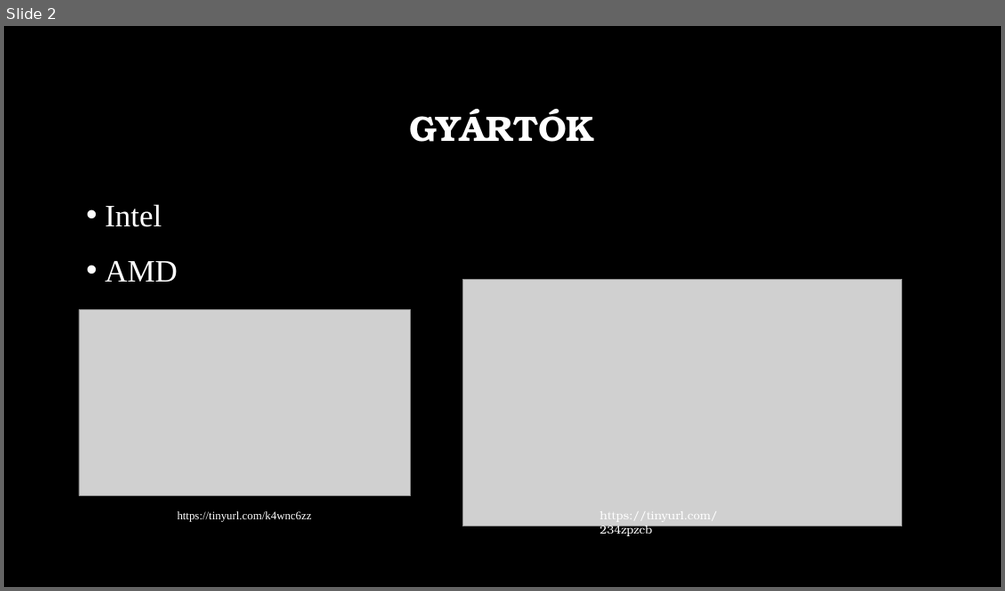
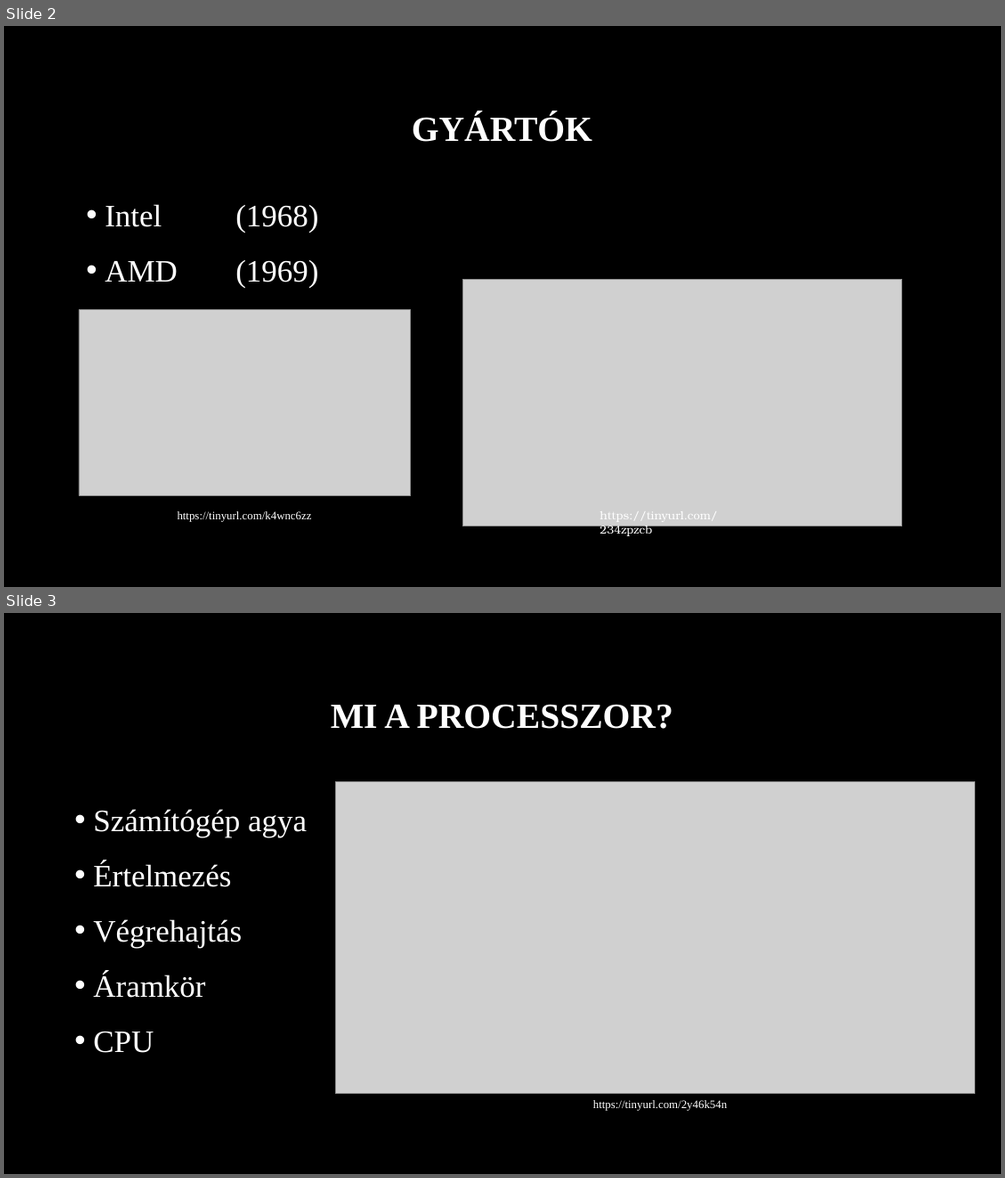
Before and after one commit to MszrsRicsi/Paprika, a slide deck: Processzorok.pptx. Shown one above the other, each under a label of ours: slide 2 before the commit, slides 2 and 3 after it. The pictures are 1005x591 and 1005x1178 pixels, drawn with LibreOffice and Linux fonts; fonts in the diff are those of the drawing; grey boxes stand for pictures; background and template pictures are left out. Boxes give left, top, right and bottom in pixels: in the first picture for what was removed or moved away, otherwise in the second. Text is boxed around its words. In the diff, an @@ line names an element or a change of style, - is before the commit and + after.

Commit message:
Processzorok PPT befejezése

```diff
--- a/Processzorok.pptx
+++ b/Processzorok.pptx
@@ slide 3 added at bbox=[4, 613, 1001, 1174], background picture (left out) @@
@@ title added at bbox=[331, 704, 673, 729], 34 pt, text #FFFFFF, bold @@
+MI A PROCESSZOR?
@@ picture added at bbox=[336, 781, 975, 1093] @@
@@ text added at bbox=[93, 809, 307, 1053], 30 pt, text #FFFFFF @@
+• Számítógép agya
+• Értelmezés
+• Végrehajtás
+• Áramkör
+• CPU
@@ text added at bbox=[593, 1100, 727, 1111], 11 pt, text #FFFFFF @@
+https://tinyurl.com/2y46k54n
@@ slide 2 changed as well @@
@@ title "GYÁRTÓK" at bbox=[412, 113, 592, 142]: font TeX Gyre Bonum to Times New Roman @@
@@ text at bbox=[105, 204, 318, 288]: text changed @@
-• Intel
-• AMD
+• Intel (1968)
+• AMD (1969)
```
Also in this commit, not shown: 6 other slides changed, 4 other slides added, 6 slides removed.
